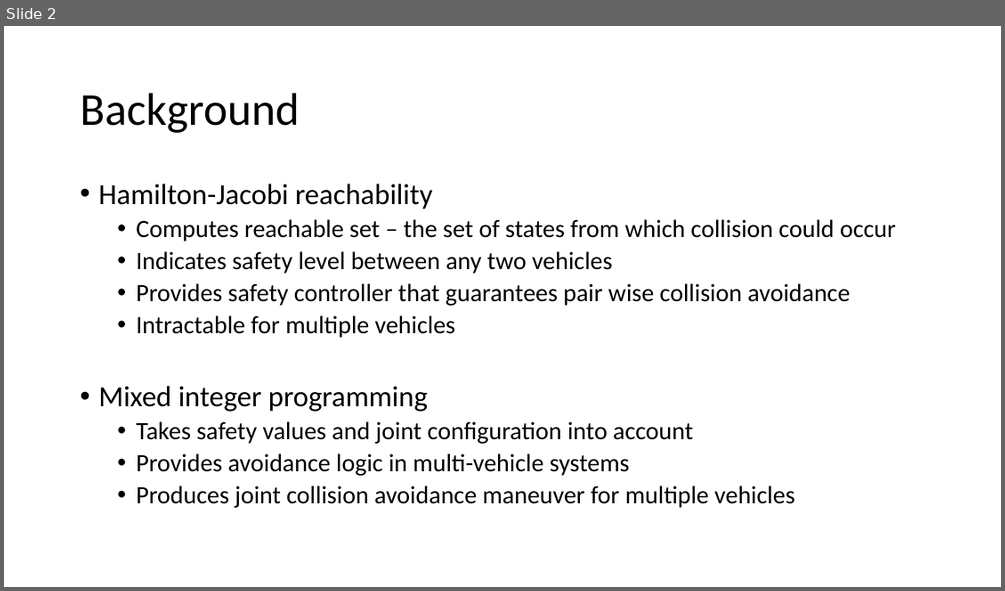
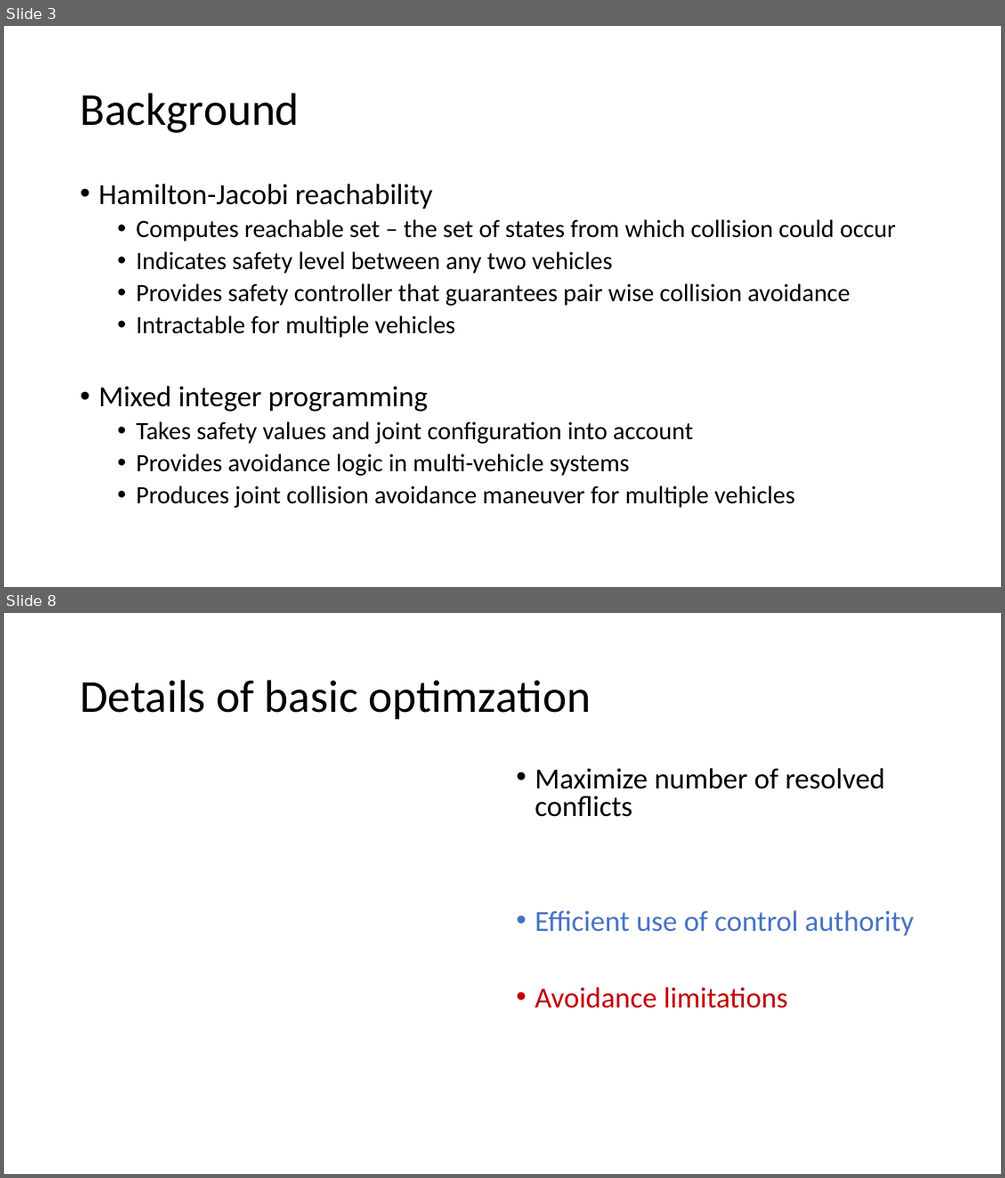
Before and after one commit to HJReachability/UTM, a slide deck: docs/Multi-Agent Collision Avoidance.pptx. Shown one above the other, each under a label of ours: slide 2 before the commit, slides 3 and 8 after it; the slides between them are not shown. The pictures are 1005x591 and 1005x1178 pixels, drawn with LibreOffice and Linux fonts; fonts in the diff are those of the drawing; grey boxes stand for pictures. Boxes give left, top, right and bottom in pixels: in the first picture for what was removed or moved away, otherwise in the second. Text is boxed around its words. In the diff, an @@ line names an element or a change of style, - is before the commit and + after.

```diff
--- a/docs/Multi-Agent Collision Avoidance.pptx
+++ b/docs/Multi-Agent Collision Avoidance.pptx
@@ slide 8 added at (4, 613, 1001, 1174), background #FFFFFF @@
@@ title added at (80, 680, 591, 720), 44 pt, text #000000 @@
+Details of basic optimzation
@@ text added at (534, 768, 914, 1008), 28 pt, text #000000 @@
+• Maximize number of resolved conflicts
+• Efficient use of control authority
+• Avoidance limitations
@@ what was slide 2 is now slide 3 @@
```
Also in this commit, not shown: 3 slides changed, 2 other slides added, 1 slide removed.
